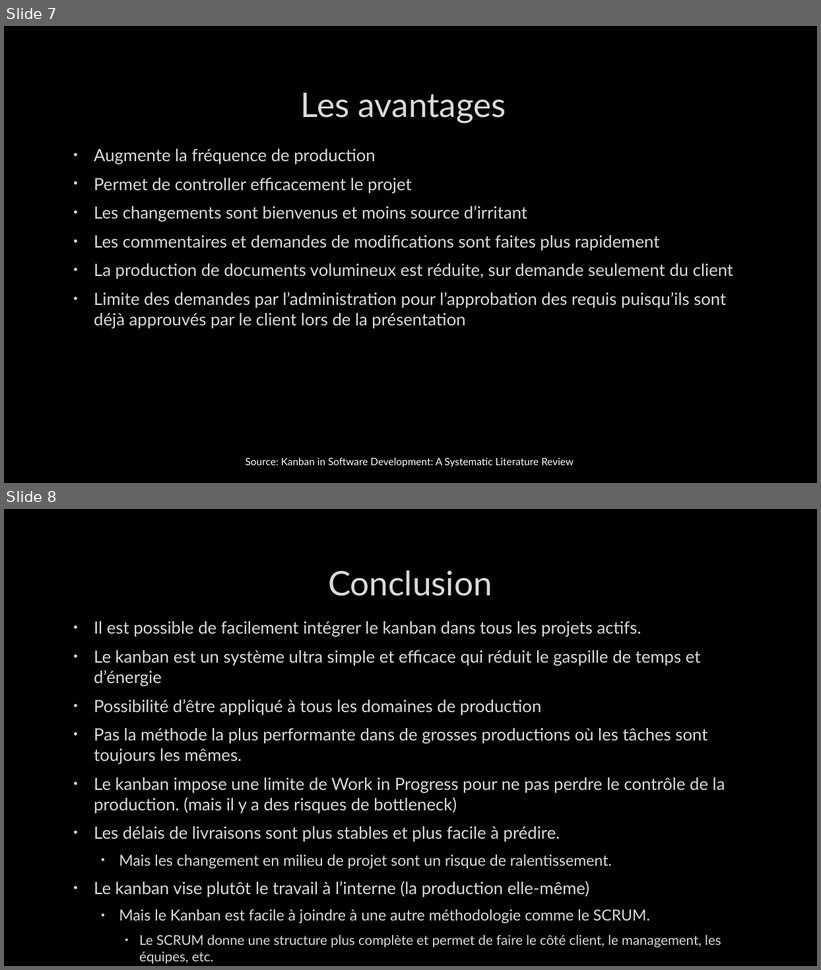
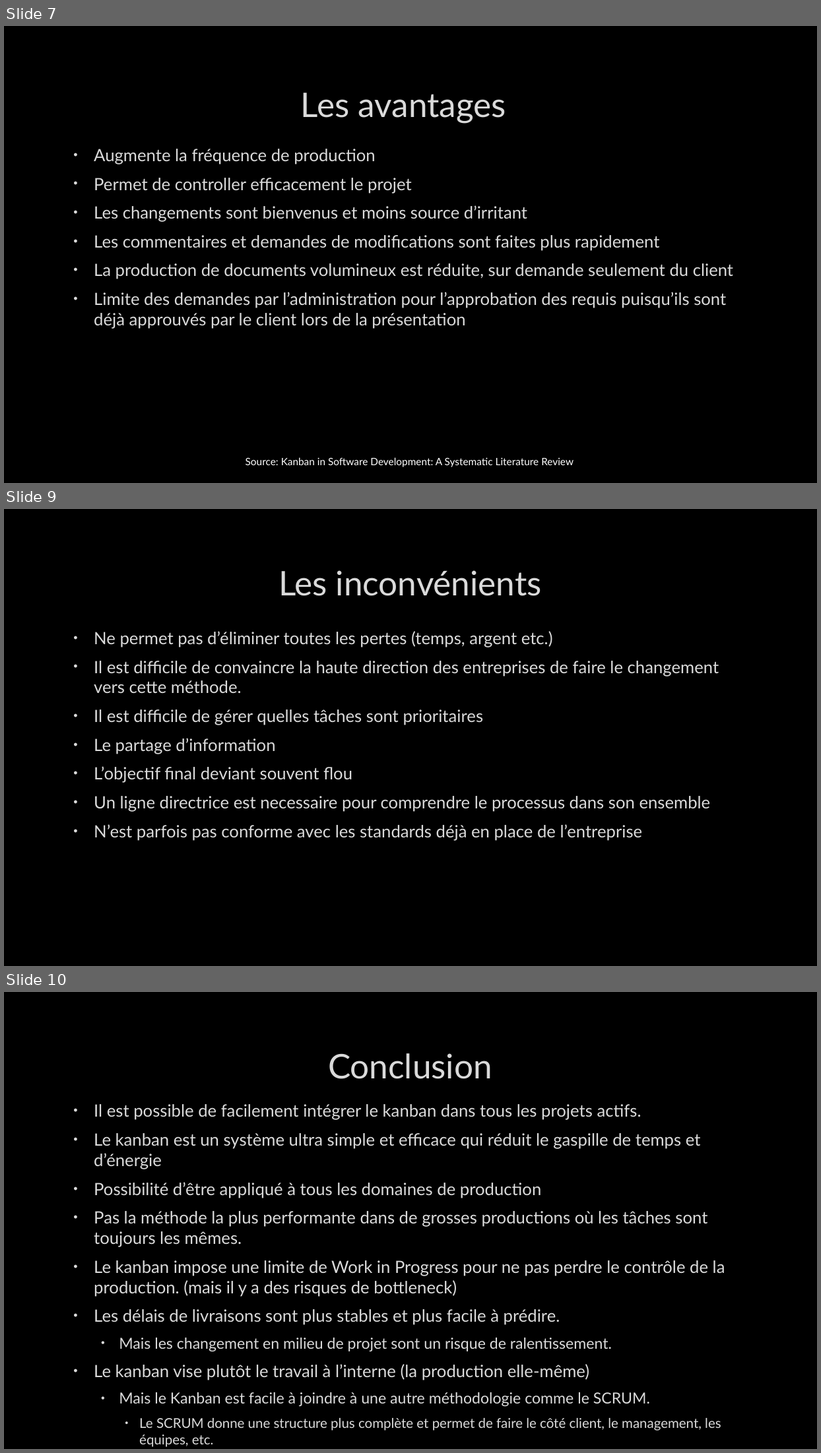
Before and after one commit to joyaAmora/Analyse_relationnelle, a slide deck: PP-DAVE.pptx. Shown one above the other, each under a label of ours: slides 7 and 8 before the commit, slides 7, 9 and 10 after it; the slides between them are not shown. The pictures are 821x970 and 821x1453 pixels, drawn with LibreOffice and Linux fonts; fonts in the diff are those of the drawing; background and template pictures are left out. Boxes give left, top, right and bottom in pixels: in the first picture for what was removed or moved away, otherwise in the second. Text is boxed around its words. In the diff, an @@ line names an element or a change of style, - is before the commit and + after.

Commit message:
inconvénients et questions

```diff
--- a/PP-DAVE.pptx
+++ b/PP-DAVE.pptx
@@ slide 9 added at bbox=[4, 509, 817, 966], background picture (left out) @@
@@ title added at bbox=[279, 570, 542, 596], 40 pt, text #DADADA @@
+Les inconvénients
@@ text added at bbox=[94, 631, 719, 841], 20 pt, text #DADADA @@
+• Ne permet pas d’éliminer toutes les pertes (temps, argent etc.)
+• Il est difficile de convaincre la haute direction des entreprises de faire le changement vers cette méthode.
+• Il est difficile de gérer quelles tâches sont prioritaires
+• Le partage d’information
+• L’objectif final deviant souvent flou
+• Un ligne directrice est necessaire pour comprendre le processus dans son ensemble
+• N’est parfois pas conforme avec les standards déjà en place de l’entreprise
@@ what was slide 8 is now slide 10 @@
```
Also in this commit, not shown: 3 other slides added, 1 other file.
